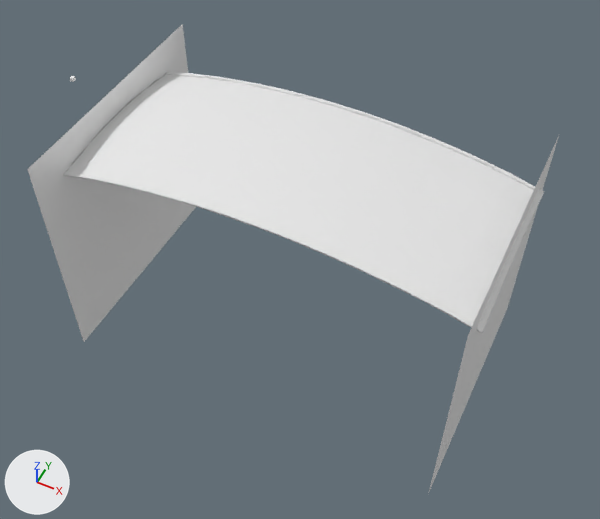
The Blender file models/under_tv_screen/tv.blend, before and after one commit.
Rendered twice from a camera (50 mm lens) standing at (131.0, -261.0, 253.0) and looking at (3.0, -5.0, -67.0). The lights are fixed; the arrows at lower left show +X, +Y and +Z.

Names of what the first picture shows: 'align_in', 'screen_ref'.
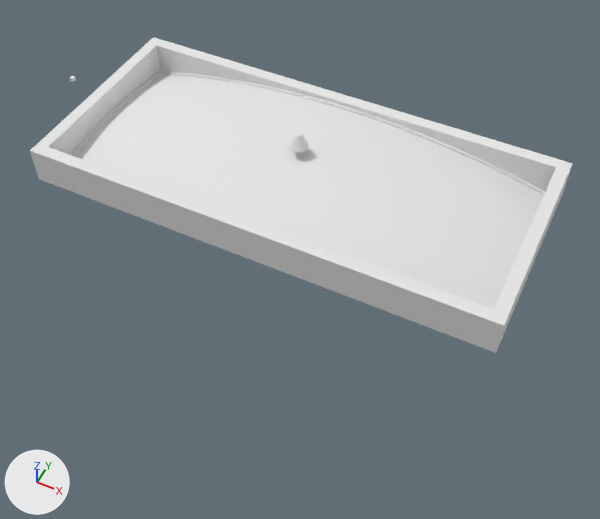
Commit message: Add off skin to Old Aperture TV screen

What differs and where, as boxes [x1, y1, x2, y2] in the pictures (600 x 519 px):
'screen_ref', mesh rescaled, reshaped, modifiers changed: before [63, 72, 544, 333]; after [70, 71, 545, 309]
'frame_ref', shown: after [30, 37, 573, 353]
'align_in', hidden: before [27, 24, 559, 494]
'bend_vert', shown: after [289, 132, 309, 152]

The change in detail:
me_plane_002 has 8 vertices, 2 faces and spans x -66.0..66.0, y -66.0..66.0, z -104.0..104.0.
me_plane_002 is used by ob_align_in; location (0.0, 0.0, -64.0); rotation (0.0, -1.571, 0.0), in degrees (0, -90, 0).
me_plane_002 part 1: the whole mesh is scaled about its middle by (1, 1, 1.02).
Object 'align_in' (ob_align_in) is now hidden.
Object 'frame_ref' (ob_frame_ref) is now shown.
Object 'bend_vert' (ob_bend_vert) is now shown.
Object 'screen_ref' (ob_screen_ref) gains a EDGE_SPLIT modifier named 'EdgeSplit'.
Modifier setting: split_angle = 0.4.
